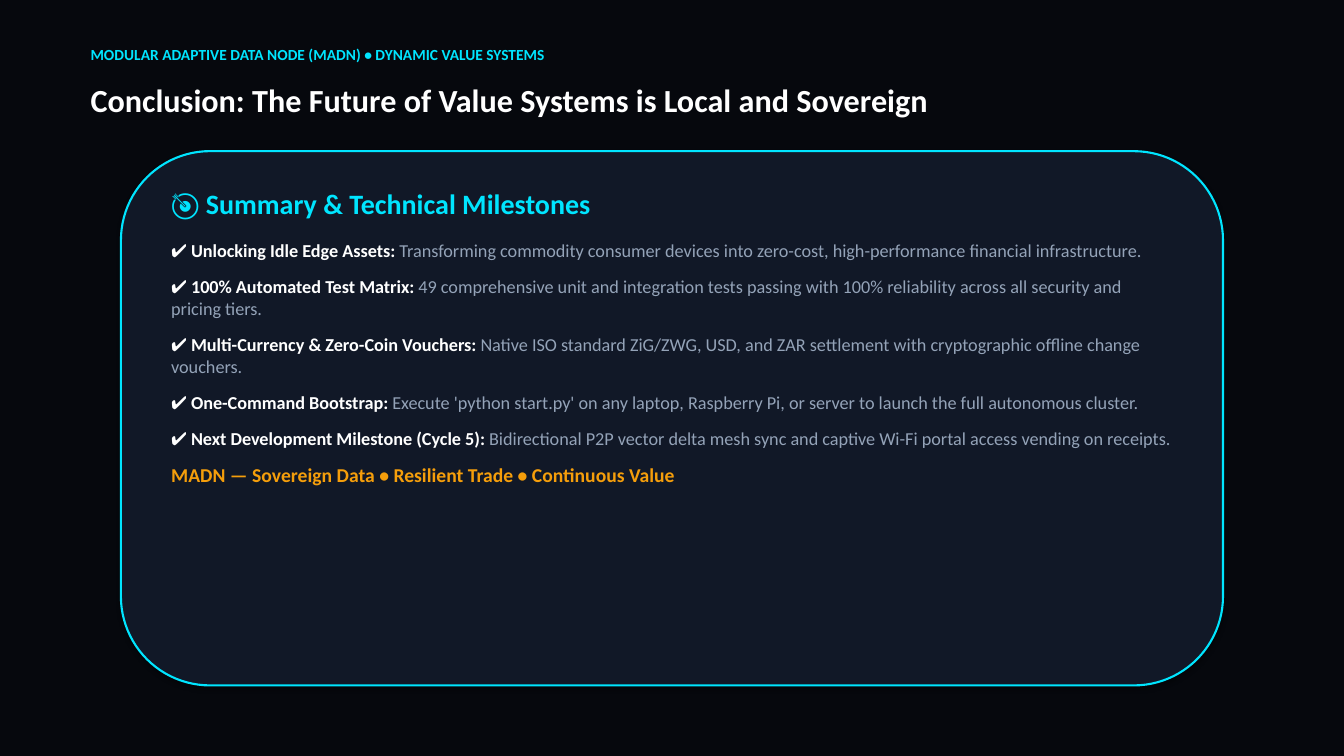
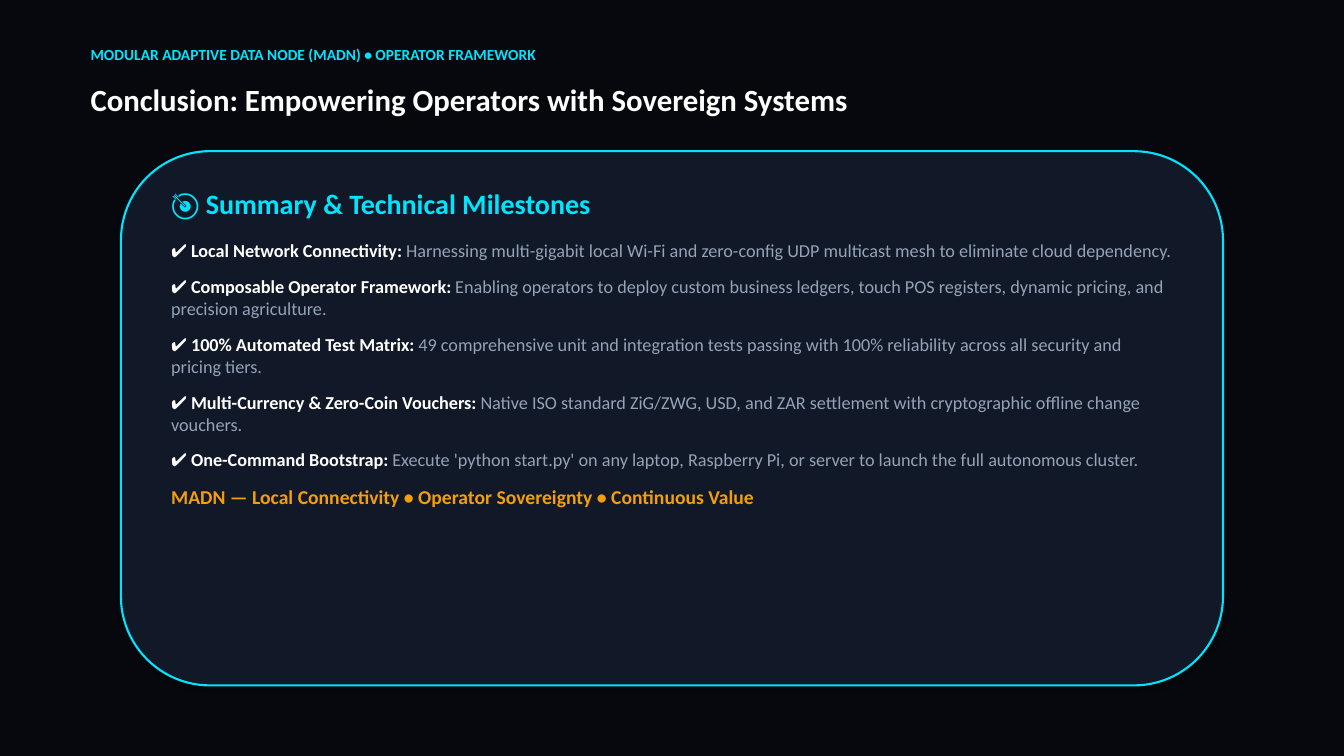
Before and after one commit to pmd742omni/2026-02-15-Sun-2055-Modular-Adaptive-Data-Node--MAD---Node--for-Dynamic-Value-Systems, a slide deck: slide 11 of 01_Documentation_and_Thesis/MADN_Dynamic_Value_Systems_Presentation.pptx. Drawn at 1344x756 pixels with LibreOffice and Linux fonts; fonts in the diff are those of the drawing. Boxes give left, top, right and bottom in pixels: in the first picture for what was removed or moved away, otherwise in the second. Text is boxed around its words. In the diff, an @@ line names an element or a change of style, - is before the commit and + after.

Commit message:
2026-08-27 Thu 0850: Instant Profile Settings Visual Feedback and Refocused Local Operator Presentation (Ukusebenza 1.19.23)

```diff
--- a/01_Documentation_and_Thesis/MADN_Dynamic_Value_Systems_Presentation.pptx
+++ b/01_Documentation_and_Thesis/MADN_Dynamic_Value_Systems_Presentation.pptx
@@ text at (91, 48, 535, 62): text changed @@
-MODULAR ADAPTIVE DATA NODE (MADN) • DYNAMIC VALUE SYSTEMS
+MODULAR ADAPTIVE DATA NODE (MADN) • OPERATOR FRAMEWORK
@@ text at (91, 89, 847, 117): text changed; size 23 to 22 pt @@
-Conclusion: The Future of Value Systems is Local and Sovereign
+Conclusion: Empowering Operators with Sovereign Systems
@@ text at (171, 244, 1171, 318): text changed @@
-✔ Unlocking Idle Edge Assets: Transforming commodity consumer devices into zero-cost, high-performance financial infrastructure.
+✔ Local Network Connectivity: Harnessing multi-gigabit local Wi-Fi and zero-config UDP multicast mesh to eliminate cloud dependency.
+✔ Composable Operator Framework: Enabling operators to deploy custom business ledgers, touch POS registers, dynamic pricing, and precision agriculture.
@@ text at (171, 490, 753, 508): text changed; size 13 to 14 pt; text colour #94A3B8 to #F59E0B @@
-✔ Next Development Milestone (Cycle 5): Bidirectional P2P vector delta mesh sync and captive Wi-Fi portal access vending on receipts.
-MADN — Sovereign Data • Resilient Trade • Continuous Value
+MADN — Local Connectivity • Operator Sovereignty • Continuous Value
```
Also in this commit, not shown: 10 other slides changed, 8 other files.
